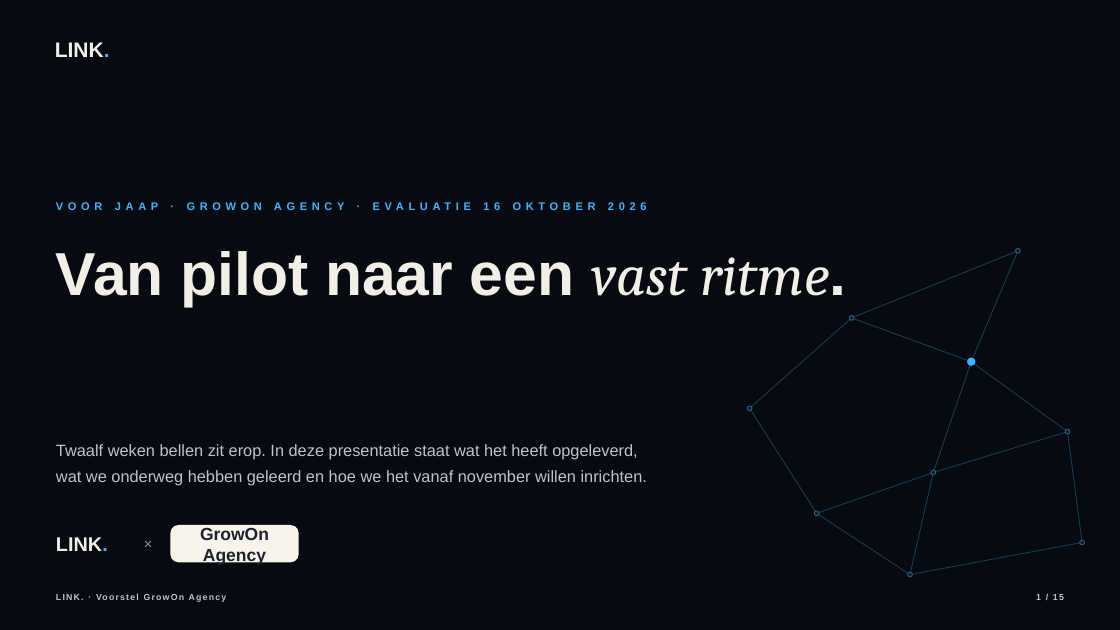
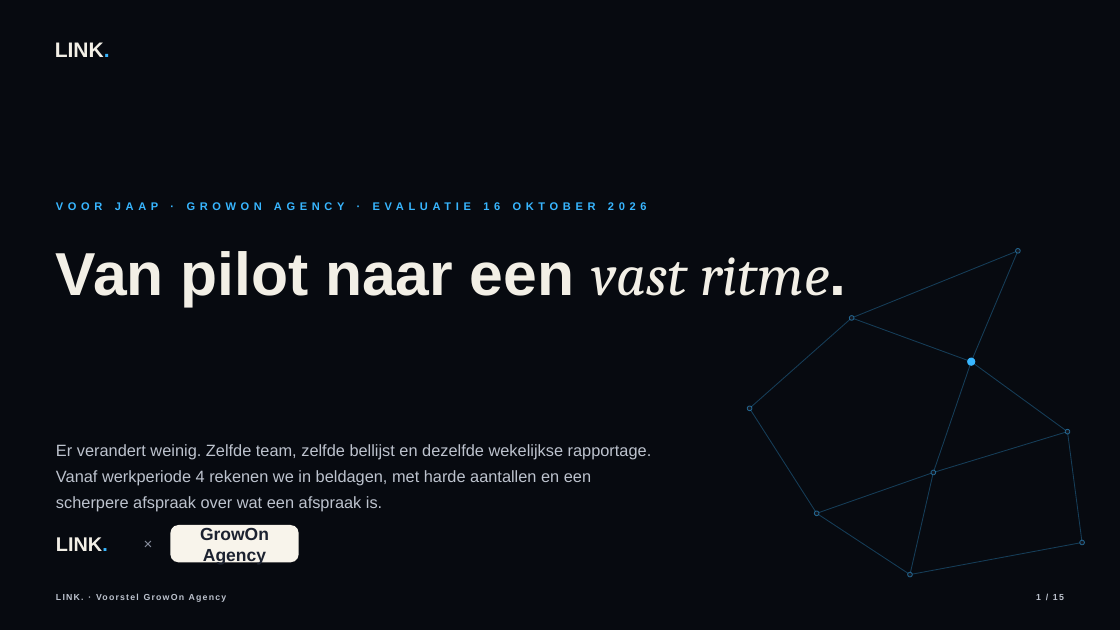
Before and after one commit to hens-lang/Test, a slide deck: slide 1 of output/LINK. voorstel GrowOn Agency.pptx. Drawn at 1120x630 pixels with LibreOffice and Linux fonts; fonts in the diff are those of the drawing. Boxes give left, top, right and bottom in pixels: in the first picture for what was removed or moved away, otherwise in the second. Text is boxed around its words. In the diff, an @@ line names an element or a change of style, - is before the commit and + after.

```diff
--- a/output/LINK. voorstel GrowOn Agency.pptx
+++ b/output/LINK. voorstel GrowOn Agency.pptx
@@ text at <box>56,444,652,512</box>: text changed @@
-Twaalf weken bellen zit erop. In deze presentatie staat wat het heeft opgeleverd, wat we onderweg hebben geleerd en hoe we het vanaf november willen inrichten.
+Er verandert weinig. Zelfde team, zelfde bellijst en dezelfde wekelijkse rapportage. Vanaf werkperiode 4 rekenen we in beldagen, met harde aantallen en een scherpere afspraak over wat een afspraak is.
```
Also in this commit, not shown: 4 other slides changed, 8 other files.
